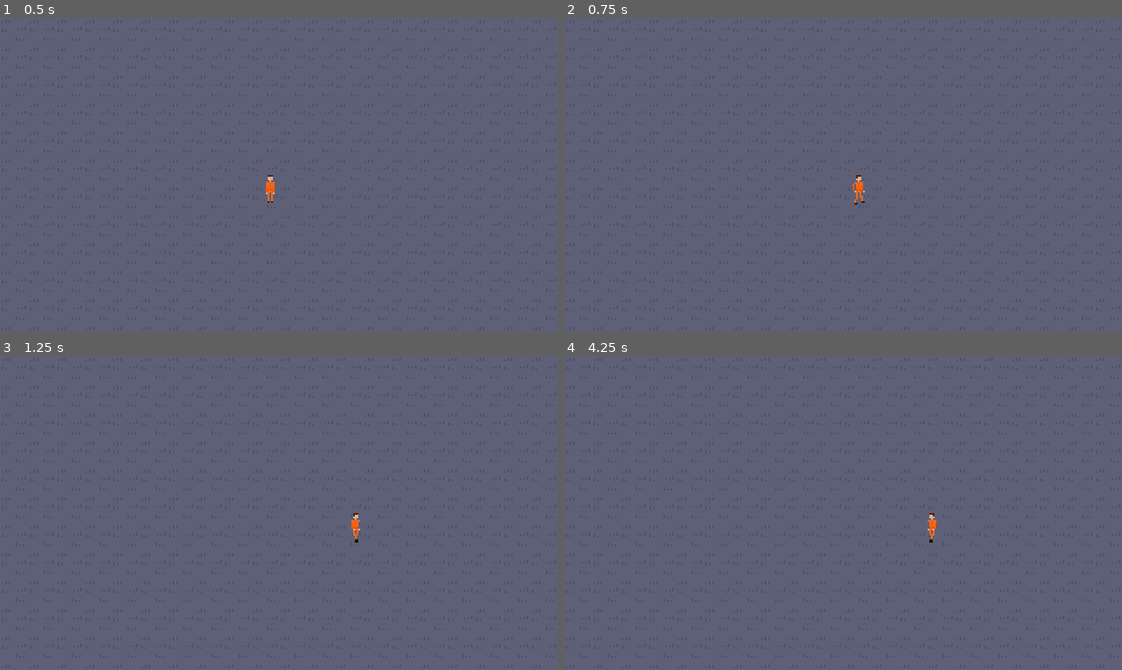
Above: before the commit, frames 1-4 (two rows, left to right).
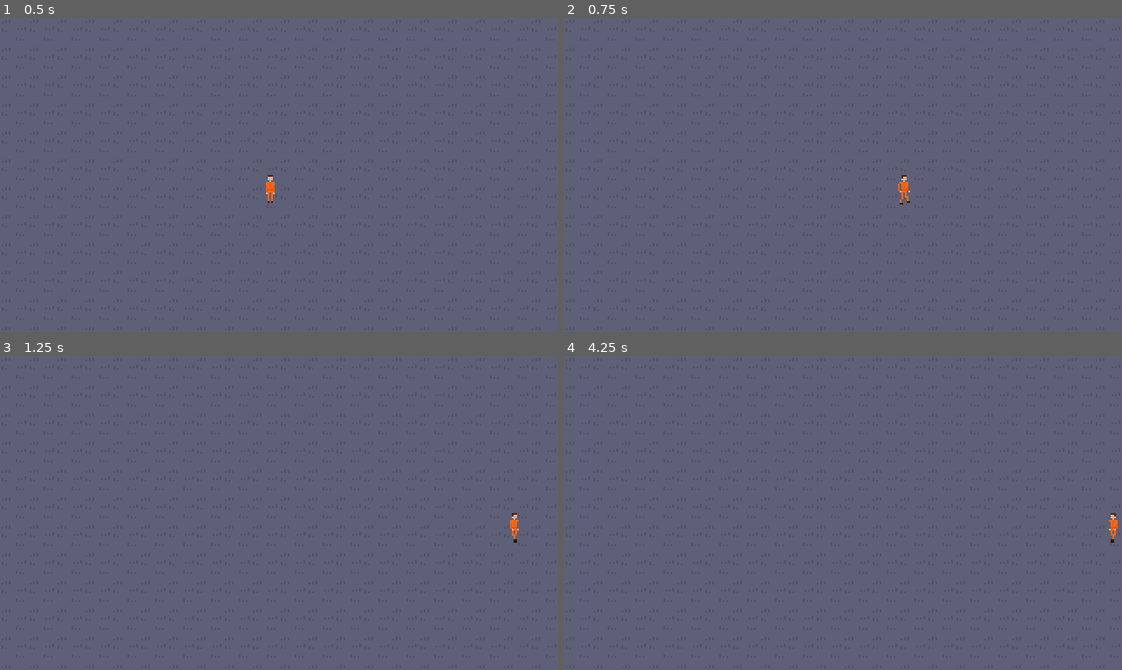
Above: after the commit, the same moments.

Repository: SunixDalsmith/JogoOFC-4.0
Game: Godot game, scene res://Mundo 1.tscn
The game is run twice, just before and just after one commit, with the same random seed, the same clock (stepped at 60 frames per second) and the same inputs.
Inputs:
- Up to frame 1 (0.5 s): no input
- Up to frame 2 (0.75 s): tap Enter at 0.5 s; hold Right (ui_right) from 0.53 s (still down)
- Up to frame 3 (1.25 s): keep holding Right (ui_right)
- Up to frame 4 (4.25 s): release Right (ui_right) at 1.28 s; hold Down (ui_down) 1.28-2.03 s; hold Right (ui_right) 2.03-2.78 s; hold Up (ui_up) 2.78-3.53 s; tap Space at 3.5 s; hold Left (ui_left) from 3.53 s (still down)

Frame 1 is identical in both runs. In frame 2, 0.2% of the frame differs, in the area x 51-63%, y 50-60%; in frame 3, 0.2%; in frame 4, 0.2%.

Commit message:
VELOCIDADE MUDADAA

Diff:
--- a/Jogo na Godot/Jogador/jogador.gd
+++ b/Jogo na Godot/Jogador/jogador.gd
@@ -1,6 +1,6 @@
 extends CharacterBody2D
 
-@export var speed: int = 70
+@export var speed: int = 200
 @onready var animation = $AnimationPlayer
 
 func handleInput():
